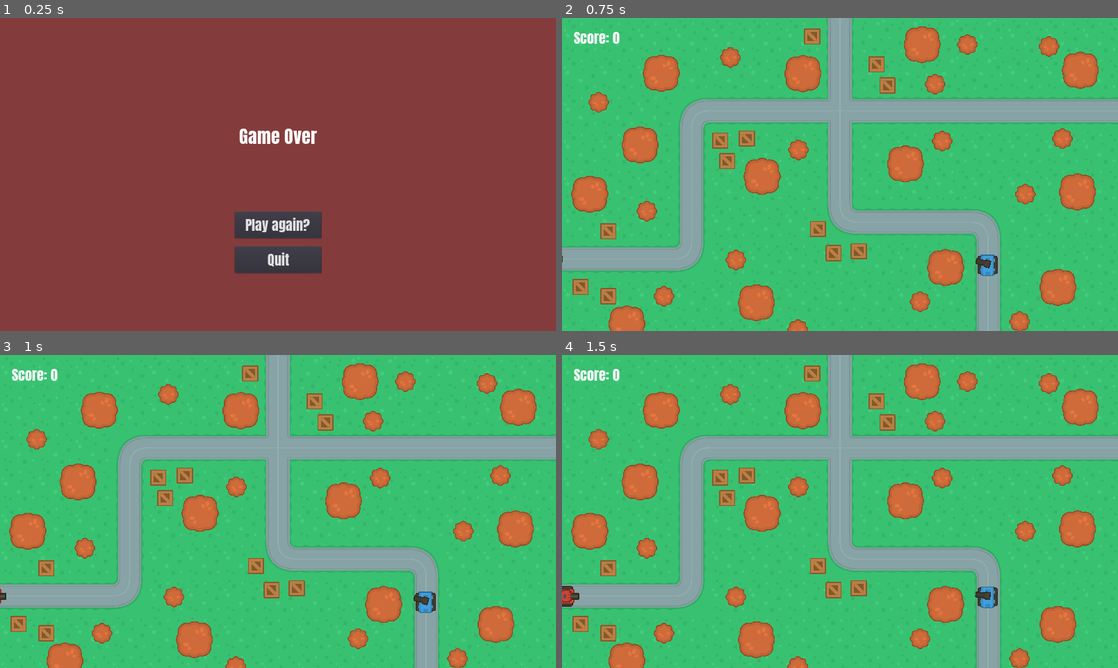
Above: before the commit, frames 1-4 (two rows, left to right).
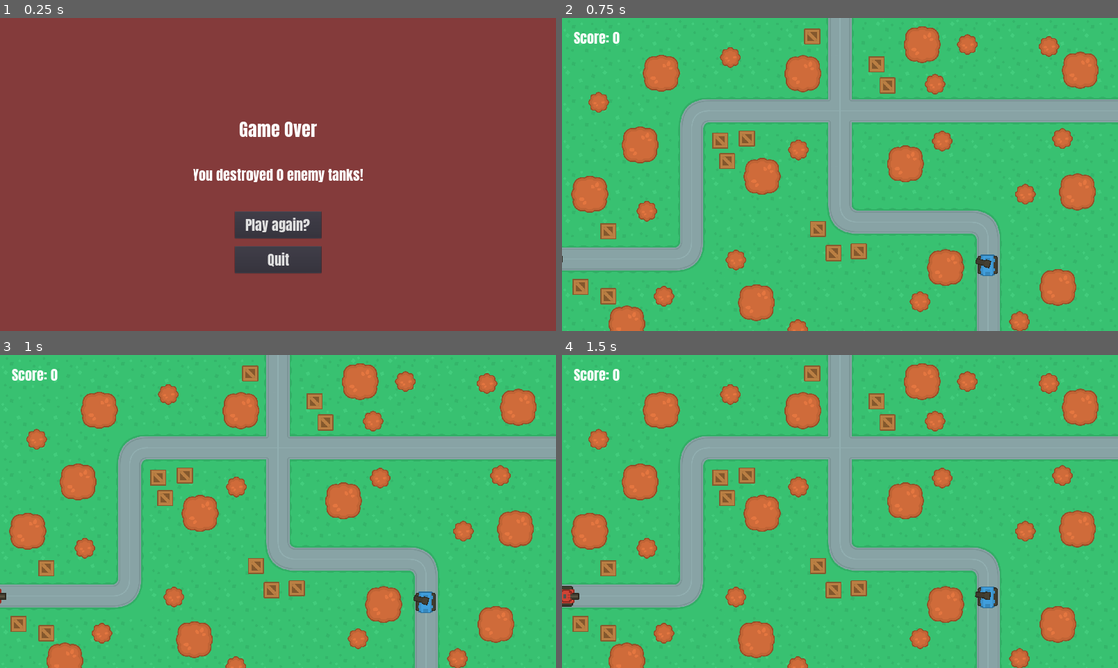
Above: after the commit, the same moments.

Repository: dayton-bobbitt/tank-commander-william
Game: Godot game, scene res://scenes/ui/GameOver.tscn
The game is run twice, just before and just after one commit, with the same random seed, the same clock (stepped at 60 frames per second) and the same inputs. This scene is started directly instead of the project's main scene. Sound files missing from this copy of the repository are replaced by a short silence.
Inputs (mouse positions are in pixels of both pictures, inside the frame that each line leads up to):
- Up to frame 1 (0.25 s): no input
- Up to frame 2 (0.75 s): click "Play again?" at 0.5 s
- Up to frame 3 (1 s): no input
- Up to frame 4 (1.5 s): move the mouse to (812, 574) at 1.27 s; hold Up (ui_up) from 1.28 s (still down)

The runs differ from the first frame. In frame 1, 1.4% of the frame differs, in the area x 34-66%, y 33-53%; in frame 2, nothing differs; in frame 3, nothing differs; in frame 4, nothing differs.

Commit message:
Track user's score

Diff:
--- a/scenes/enemy/Enemy.gd
+++ b/scenes/enemy/Enemy.gd
@@ -1,4 +1,7 @@
 extends KinematicBody2D
+
+
+signal enemy_dead
 
 
 export (PackedScene) var HealthBar
@@ -79,6 +82,7 @@
 
 func destroy():
 	self.destroyed = true
+	emit_signal("enemy_dead")
 	healthBar.queue_free()
 	audioStream2dDriving.stop()
 	audioStream2dExplosion.play()
--- a/scenes/player/Player.gd
+++ b/scenes/player/Player.gd
@@ -12,6 +12,7 @@
 export var MAX_HEALTH = 40
 
 
+onready var screen_size = get_viewport_rect().size
 onready var audioStreamImpact = $AudioStreamImpact
 onready var audioStreamImpactExplosion = $AudioStreamImpactExplosion
 onready var audioStreamExplosion = $AudioStreamExplosion
@@ -75,6 +76,9 @@
 	self.update_linear_velocity()
 	self.linear_velocity = self.move_and_slide(self.linear_velocity)
 
+	self.position.x = clamp(self.position.x, 0, screen_size.x)
+	self.position.y = clamp(self.position.y, 0, screen_size.y)
+
 	# Rotate tank body
 	var tank_rotation = self.get_tank_rotation()
 	self.rotate(tank_rotation * delta)
@@ -95,11 +99,6 @@
 	audioStreamImpact.play()
 	audioStreamImpactExplosion.play()
 
-	var healthPercentage = (health as float) / (MAX_HEALTH as float)
-
-	if healthPercentage <= 0.4:
-		$Smoke.show()
-
 	if health <= 0:
 		self.destroy()
 		return true
@@ -111,7 +110,6 @@
 	self.destroyed = true
 	healthBar.queue_free()
 	audioStreamExplosion.play()
-	$Smoke.hide()
 	$Sprite.hide()
 	$CollisionShape2D.set_deferred("disabled", true)
 	$Turret.hide()
--- a/scenes/player/Player.tscn
+++ b/scenes/player/Player.tscn
@@ -15,7 +15,6 @@
 [ext_resource path="res://sounds/zapsplat_grenade.mp3" type="AudioStream" id=13]
 [ext_resource path="res://sounds/zapsplat_vehicle_explosion.mp3" type="AudioStream" id=14]
 [ext_resource path="res://sounds/zapsplat_explosion_medium.mp3" type="AudioStream" id=15]
-[ext_resource path="res://scenes/Smoke.tscn" type="PackedScene" id=16]
 
 [sub_resource type="RectangleShape2D" id=1]
 extents = Vector2( 28, 30 )
@@ -107,10 +106,6 @@
 stream = ExtResource( 14 )
 volume_db = -10.0
 
-[node name="Smoke" parent="." instance=ExtResource( 16 )]
-visible = false
-position = Vector2( 0, 16 )
-
 [connection signal="animation_finished" from="Turret/BarrelFlash" to="Turret" method="_on_BarrelFlash_animation_finished"]
 [connection signal="timeout" from="Turret/ReloadTimer" to="Turret" method="_on_ReloadTimer_timeout"]
 [connection signal="animation_finished" from="Explosion" to="." method="_on_Explosion_animation_finished"]
--- a/scenes/ui/GameOver.gd
+++ b/scenes/ui/GameOver.gd
@@ -1,4 +1,11 @@
 extends CanvasLayer
+
+
+var score = 0
+
+
+func _ready():
+	$Control/Score.text = "You destroyed %d enemy tanks!" % score
 
 
 func _on_PlayAgainButton_pressed():
--- a/scenes/ui/GameOver.tscn
+++ b/scenes/ui/GameOver.tscn
@@ -7,6 +7,10 @@
 
 [sub_resource type="DynamicFont" id=20]
 size = 64
+font_data = SubResource( 18 )
+
+[sub_resource type="DynamicFont" id=22]
+size = 48
 font_data = SubResource( 18 )
 
 [sub_resource type="DynamicFontData" id=19]
@@ -40,11 +44,27 @@
 anchor_right = 0.5
 anchor_bottom = 0.5
 margin_left = -323.5
-margin_top = -180.0
+margin_top = -204.0
 margin_right = 323.5
-margin_bottom = -82.0
+margin_bottom = -106.0
+rect_pivot_offset = Vector2( 140.5, 81 )
 custom_fonts/font = SubResource( 20 )
 text = "Game Over"
+align = 1
+valign = 1
+__meta__ = {
+"_edit_use_anchors_": false
+}
+
+[node name="Score" type="Label" parent="Control"]
+anchor_top = 0.5
+anchor_right = 1.0
+anchor_bottom = 0.5
+margin_top = -49.0
+margin_bottom = 49.0
+rect_pivot_offset = Vector2( 140.5, 81 )
+custom_fonts/font = SubResource( 22 )
+text = "You destroyed 0 enemy tanks!"
 align = 1
 valign = 1
 __meta__ = {
--- a/scenes/world/ShootingEnabler.gd
+++ b/scenes/world/ShootingEnabler.gd
@@ -1,23 +1,8 @@
 extends Area2D
-
-
-# Declare member variables here. Examples:
-# var a = 2
-# var b = "text"
-
-
-# Called when the node enters the scene tree for the first time.
-func _ready():
-	pass # Replace with function body.
-
-
-# Called every frame. 'delta' is the elapsed time since the previous frame.
-#func _process(delta):
-#	pass
 
 
 func _on_ShootingEnabler_area_entered(area):
 	var parent_node = area.get_parent()
 
-	if is_instance_valid(parent_node):
+	if is_instance_valid(parent_node) && "canShoot" in parent_node:
 		parent_node.canShoot = true
--- a/scenes/world/World.gd
+++ b/scenes/world/World.gd
@@ -11,8 +11,10 @@
 onready var spawn_timer = $SpawnTimer
 onready var player_spawn = $PlayerSpawn
 onready var roads = [horizontal_road, vertical_road]
+var game_over_scene = load("res://scenes/ui/GameOver.tscn")
 var player
 var enemies = []
+var score = 0
 
 
 func _ready():
@@ -34,13 +36,9 @@
 
 
 func game_over():
-#	spawn_timer.stop()
-#	for enemy in enemies:
-#		if is_instance_valid(enemy):
-#			enemy.queue_free()
-#
-#	enemies = []
-	get_tree().change_scene("res://scenes/ui/GameOver.tscn")
+	var game_over = game_over_scene.instance()
+	game_over.score = score
+	add_child(game_over)
 
 
 func spawn_enemy():
@@ -50,6 +48,7 @@
 	var random_road = roads[0]
 
 	var enemy = enemy_tank.instance()
+	enemy.connect("enemy_dead", self, "update_score")
 	enemy.player = player
 	enemy.rotation = PI / 2
 	enemies.append(enemy)
@@ -67,5 +66,10 @@
 			enemy.aim_at(player.position, delta)
 
 
+func update_score():
+	score += 1
+	$Score.text = "Score: %d" % score
+
+
 func _on_SpawnTimer_timeout():
 	spawn_enemy()
--- a/scenes/world/World.tscn
+++ b/scenes/world/World.tscn
@@ -207,7 +207,7 @@
 [node name="Crate12" parent="." instance=ExtResource( 1 )]
 position = Vector2( 864, 64 )
 
-[node name="Label" type="Label" parent="."]
+[node name="Score" type="Label" parent="."]
 margin_left = 40.0
 margin_top = 32.0
 margin_right = 197.0
Not shown: 1 places in scenes/player/Player.tscn that only renumber resources
Not shown: 1 places in scenes/ui/GameOver.tscn that only renumber resources
